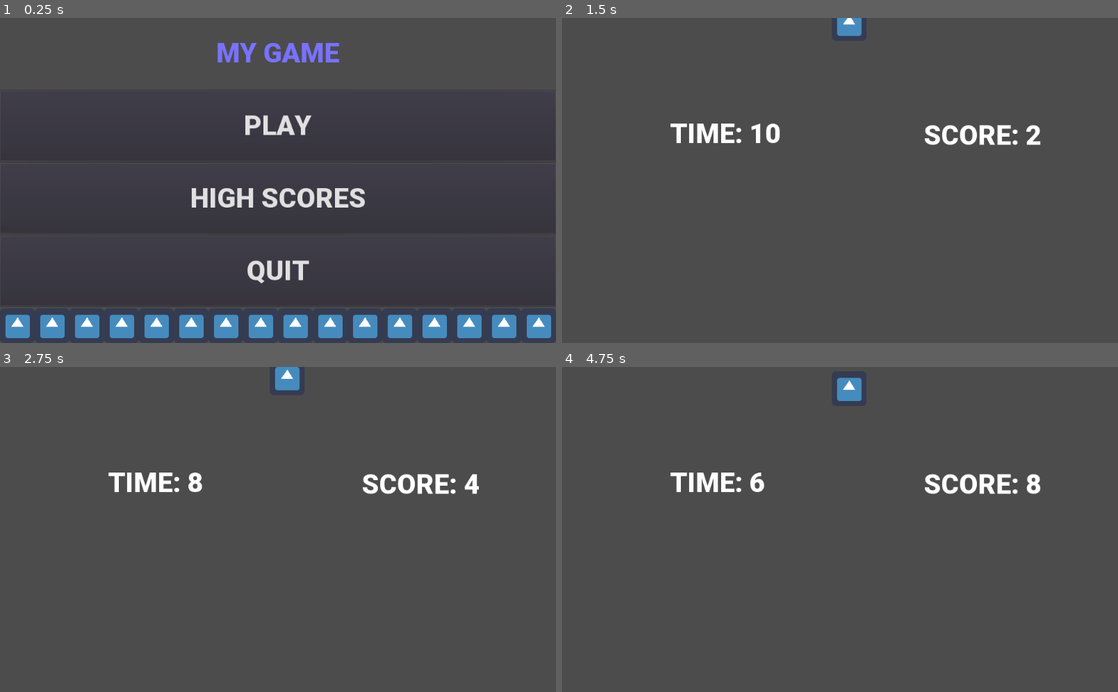
Above: before the commit, frames 1-4 (two rows, left to right).
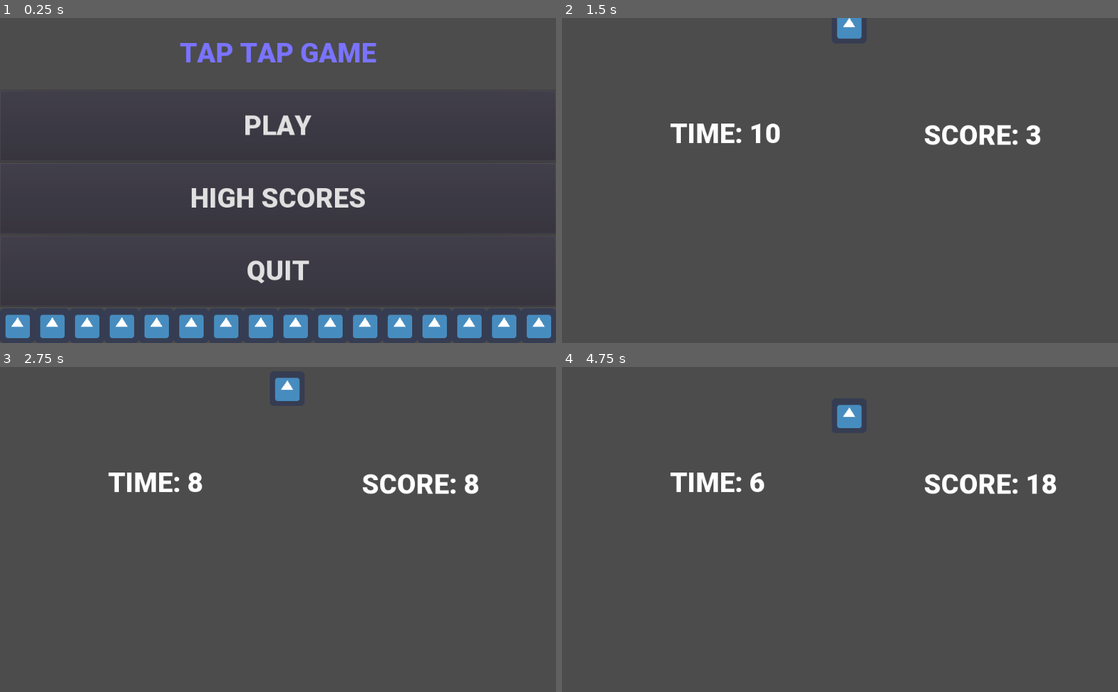
Above: after the commit, the same moments.

Repository: electronstudio/godot_high_scores_tutorial
Game: Godot game, scene res://title_screen.tscn
Two runs of this game, one before a commit and one after it. Both use one fixed random seed, a clock stepped at 60 frames per second and the inputs below. The engine's default icon, where the game draws it, is replaced by a stand-in: a white triangle on a blue panel in a dark square.
Inputs (mouse positions are in pixels of both pictures, inside the frame that each line leads up to):
- Up to frame 1 (0.25 s): no input
- Up to frame 2 (1.5 s): click "PLAY" at 0.5 s; tap Enter at 1.25 s; move the mouse to (962, 164) at 1.27 s; click (962, 164) at 1.42 s
- Up to frame 3 (2.75 s): tap Space at 2 s; move the mouse to (166, 545) at 2.02 s; click (166, 545) at 2.17 s
- Up to frame 4 (4.75 s): move the mouse to (895, 458) at 2.77 s; click (895, 458) at 2.92 s; tap Enter at 3.5 s; move the mouse to (812, 594) at 3.52 s; click (812, 594) at 3.67 s; tap Space at 4.25 s; move the mouse to (1006, 578) at 4.27 s; click (1006, 578) at 4.42 s

The runs differ from the first frame. In frame 1, 1.2% of the frame differs, in the area x 32-68%, y 7-14%; in frame 2, 0.1%; in frame 3, 0.4%; in frame 4, 0.9%.

Commit message:
small improvements

Diff:
--- a/game.gd
+++ b/game.gd
@@ -9,7 +9,7 @@
 		get_tree().change_scene("res://gameover.tscn")
 
 func _unhandled_input(event):
-	if event is InputEventKey and not event.echo:
+	if (event is InputEventKey and not event.echo) or (event is InputEventScreenTouch):
 		Globals.score += 1
 		$ScoreLabel.text = "SCORE: "+str(Globals.score)
 		$icon.position.y = Globals.score * 5
--- a/project.godot
+++ b/project.godot
@@ -24,4 +24,5 @@
 
 [rendering]
 
+quality/driver/driver_name="GLES2"
 environment/default_environment="res://default_env.tres"
--- a/title_screen.tscn
+++ b/title_screen.tscn
@@ -27,7 +27,7 @@
 size_flags_vertical = 3
 custom_fonts/font = ExtResource( 3 )
 custom_colors/font_color = Color( 0.478431, 0.45098, 1, 1 )
-text = "MY GAME"
+text = "TAP TAP GAME"
 align = 1
 valign = 1
 
Not shown, changed: docs/index.html
Not shown, changed: docs/index.pck
Not shown, changed: docs/tutorial.md
